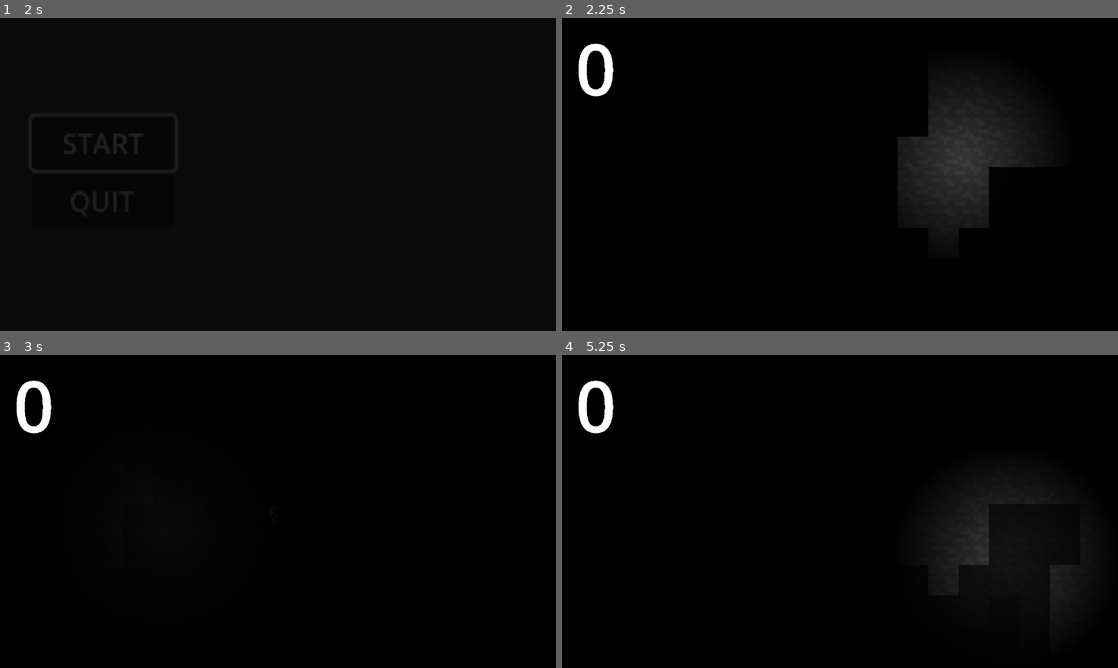
Above: before the commit, frames 1-4 (two rows, left to right).
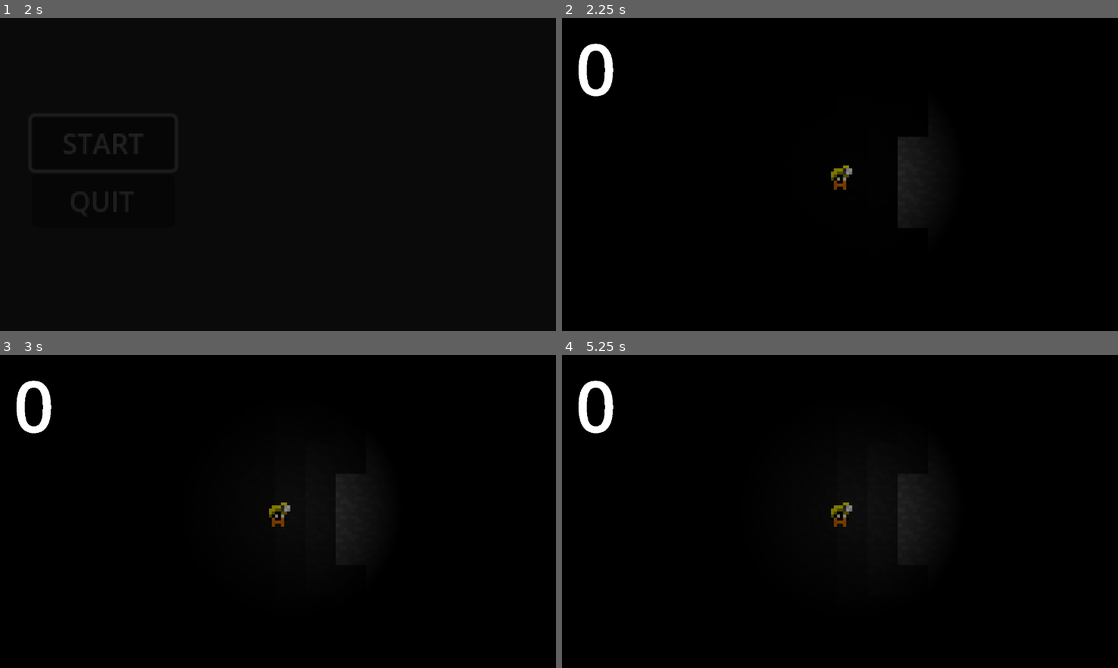
Above: after the commit, the same moments.

Repository: SheEldenOnMyRingUntilITarnished/GDD-223-Game-1-Week-Jam-
Game: Godot game, scene res://Scenes/main_menu.tscn
Two runs of this game, one before a commit and one after it. Both use one fixed random seed, a clock stepped at 60 frames per second and the inputs below.
Inputs (mouse positions are in pixels of both pictures, inside the frame that each line leads up to):
- Up to frame 1 (2 s): click "START" at 0.5 s; click "START" at 1.25 s
- Up to frame 2 (2.25 s): move the mouse to (962, 158) at 2.02 s; hold D (Player_Right) from 2.03 s (still down); tap E (Player_Interact) at 2.1 s
- Up to frame 3 (3 s): keep holding D (Player_Right); tap Space (Player_Jump) at 2.27 s; tap Enter at 2.75 s; move the mouse to (166, 527) at 2.77 s; tap Down (Player_Pickaxe_Down) at 2.85 s
- Up to frame 4 (5.25 s): tap Space (Player_Jump) at 3.02, 3.5, 4.52, 5 s; move the mouse to (895, 442) at 3.52 s; release D (Player_Right) at 3.53 s; hold A (Player_Left) 3.53-4.28 s; hold Left (Player_Pickaxe_Left) 3.53-4.28 s; tap Enter at 4.25 s; move the mouse to (812, 574) at 4.27 s; hold D (Player_Right) from 4.28 s (still down); tap Right (Player_Pickaxe_Right) at 4.35 s; move the mouse to (1006, 558) at 5.02 s; hold Up (Player_Pickaxe_Up) from 5.03 s (still down)

Frame 1 is identical in both runs. In frame 2, 5.3% of the frame differs, in the area x 48-85%, y 22-68%; in frame 3, 0.8%; in frame 4, 2.7%.

Commit message:
forgot to send in this fix
: )

Diff:
--- /dev/null
+++ b/Scenes/death_screen.tscn
@@ -0,0 +1,69 @@
+[gd_scene load_steps=6 format=3 uid="uid://b5cnlqqdbpw6k"]
+
+[ext_resource type="Script" uid="uid://mgpwa7lr83xw" path="res://Scripts/death_screen_system.gd" id="1_amiou"]
+[ext_resource type="Script" uid="uid://c21c0y6aq15l3" path="res://Scripts/camera_controller.gd" id="1_rwas2"]
+[ext_resource type="Texture2D" uid="uid://1s6o2j7m8tni" path="res://Sprites/a5bbfead133882d0a9f4c14a092c97be9cbbf5a3.png" id="3_tseak"]
+
+[sub_resource type="CanvasItemMaterial" id="CanvasItemMaterial_amiou"]
+
+[sub_resource type="LabelSettings" id="LabelSettings_vb6s7"]
+font_size = 23
+
+[node name="Death Screen" type="Node2D"]
+script = ExtResource("1_amiou")
+
+[node name="Camera2D" type="Camera2D" parent="."]
+position = Vector2(0, 3)
+zoom = Vector2(7, 7)
+script = ExtResource("1_rwas2")
+
+[node name="ColorRect" type="ColorRect" parent="Camera2D"]
+z_index = -1
+offset_left = -100.0
+offset_top = -80.0
+offset_right = 100.0
+offset_bottom = 120.0
+mouse_filter = 2
+color = Color(0, 0, 0, 1)
+
+[node name="Label" type="Label" parent="Camera2D"]
+z_index = 100
+material = SubResource("CanvasItemMaterial_amiou")
+offset_left = -97.0
+offset_top = -34.0
+offset_right = 106.0
+offset_bottom = 33.0
+theme_override_colors/font_color = Color(1, 1, 1, 1)
+text = "You have Died"
+label_settings = SubResource("LabelSettings_vb6s7")
+horizontal_alignment = 1
+
+[node name="Restart_Button" type="Button" parent="Camera2D"]
+z_index = 100
+material = SubResource("CanvasItemMaterial_amiou")
+offset_left = -22.0
+offset_top = 5.0
+offset_right = 62.0
+offset_bottom = 36.0
+scale = Vector2(0.56000125, 0.56000125)
+mouse_force_pass_scroll_events = false
+text = "RETRY"
+
+[node name="Menu_Button" type="Button" parent="Camera2D"]
+z_index = 100
+material = SubResource("CanvasItemMaterial_amiou")
+offset_left = -22.0
+offset_top = 22.0
+offset_right = 62.0
+offset_bottom = 53.0
+scale = Vector2(0.56000125, 0.56000125)
+mouse_force_pass_scroll_events = false
+text = "MENU"
+
+[node name="PointLight2D" type="PointLight2D" parent="Camera2D"]
+scale = Vector2(0.15, 0.15)
+energy = 0.56
+texture = ExtResource("3_tseak")
+
+[connection signal="pressed" from="Camera2D/Restart_Button" to="Camera2D" method="_on_restart_button_pressed"]
+[connection signal="pressed" from="Camera2D/Menu_Button" to="Camera2D" method="_on_menu_button_pressed"]
--- a/Scenes/main_game.tscn
+++ b/Scenes/main_game.tscn
@@ -6,11 +6,6 @@
 [ext_resource type="Script" uid="uid://xqb3l377u5ld" path="res://Scripts/ValueHolder.gd" id="3_0e3vx"]
 [ext_resource type="Script" uid="uid://c21c0y6aq15l3" path="res://Scripts/camera_controller.gd" id="4_mgc0q"]
 [ext_resource type="PackedScene" uid="uid://nxbppas5ve38" path="res://Prefabs/shop_prefab.tscn" id="6_bb2iq"]
-
-[sub_resource type="CanvasItemMaterial" id="CanvasItemMaterial_bb2iq"]
-
-[sub_resource type="LabelSettings" id="LabelSettings_bb2iq"]
-font_size = 23
 
 [sub_resource type="CanvasItemMaterial" id="CanvasItemMaterial_0e3vx"]
 light_mode = 1
@@ -53,42 +48,6 @@
 "update": 1,
 "values": [true, true]
 }
-tracks/2/type = "value"
-tracks/2/imported = false
-tracks/2/enabled = false
-tracks/2/path = NodePath("Player/Camera2D/Label:visible")
-tracks/2/interp = 1
-tracks/2/loop_wrap = true
-tracks/2/keys = {
-"times": PackedFloat32Array(),
-"transitions": PackedFloat32Array(),
-"update": 1,
-"values": []
-}
-tracks/3/type = "value"
-tracks/3/imported = false
-tracks/3/enabled = false
-tracks/3/path = NodePath("Player/Camera2D/Restart_Button:visible")
-tracks/3/interp = 1
-tracks/3/loop_wrap = true
-tracks/3/keys = {
-"times": PackedFloat32Array(),
-"transitions": PackedFloat32Array(),
-"update": 1,
-"values": []
-}
-tracks/4/type = "value"
-tracks/4/imported = false
-tracks/4/enabled = false
-tracks/4/path = NodePath("Player/Camera2D/Menu_Button:visible")
-tracks/4/interp = 1
-tracks/4/loop_wrap = true
-tracks/4/keys = {
-"times": PackedFloat32Array(),
-"transitions": PackedFloat32Array(),
-"update": 1,
-"values": []
-}
 
 [sub_resource type="Animation" id="Animation_bb2iq"]
 resource_name = "Fade_To_Black"
@@ -116,42 +75,6 @@
 "update": 1,
 "values": [true]
 }
-tracks/2/type = "value"
-tracks/2/imported = false
-tracks/2/enabled = true
-tracks/2/path = NodePath("Player/Camera2D/Label:visible")
-tracks/2/interp = 1
-tracks/2/loop_wrap = true
-tracks/2/keys = {
-"times": PackedFloat32Array(0, 0.6),
-"transitions": PackedFloat32Array(1, 1),
-"update": 1,
-"values": [false, true]
-}
-tracks/3/type = "value"
-tracks/3/imported = false
-tracks/3/enabled = true
-tracks/3/path = NodePath("Player/Camera2D/Restart_Button:visible")
-tracks/3/interp = 1
-tracks/3/loop_wrap = true
-tracks/3/keys = {
-"times": PackedFloat32Array(0, 0.6),
-"transitions": PackedFloat32Array(1, 1),
-"update": 1,
-"values": [false, true]
-}
-tracks/4/type = "value"
-tracks/4/imported = false
-tracks/4/enabled = true
-tracks/4/path = NodePath("Player/Camera2D/Menu_Button:visible")
-tracks/4/interp = 1
-tracks/4/loop_wrap = true
-tracks/4/keys = {
-"times": PackedFloat32Array(0, 0.6),
-"transitions": PackedFloat32Array(1, 1),
-"update": 1,
-"values": [false, true]
-}
 
 [sub_resource type="Animation" id="Animation_6j5ir"]
 length = 0.001
@@ -174,42 +97,6 @@
 tracks/1/interp = 1
 tracks/1/loop_wrap = true
 tracks/1/keys = {
-"times": PackedFloat32Array(0),
-"transitions": PackedFloat32Array(1),
-"update": 1,
-"values": [false]
-}
-tracks/2/type = "value"
-tracks/2/imported = false
-tracks/2/enabled = true
-tracks/2/path = NodePath("Player/Camera2D/Label:visible")
-tracks/2/interp = 1
-tracks/2/loop_wrap = true
-tracks/2/keys = {
-"times": PackedFloat32Array(0),
-"transitions": PackedFloat32Array(1),
-"update": 1,
-"values": [false]
-}
-tracks/3/type = "value"
-tracks/3/imported = false
-tracks/3/enabled = true
-tracks/3/path = NodePath("Player/Camera2D/Restart_Button:visible")
-tracks/3/interp = 1
-tracks/3/loop_wrap = true
-tracks/3/keys = {
-"times": PackedFloat32Array(0),
-"transitions": PackedFloat32Array(1),
-"update": 1,
-"values": [false]
-}
-tracks/4/type = "value"
-tracks/4/imported = false
-tracks/4/enabled = true
-tracks/4/path = NodePath("Player/Camera2D/Menu_Button:visible")
-tracks/4/interp = 1
-tracks/4/loop_wrap = true
-tracks/4/keys = {
 "times": PackedFloat32Array(0),
 "transitions": PackedFloat32Array(1),
 "update": 1,
@@ -239,47 +126,13 @@
 
 [node name="ColorRect" type="ColorRect" parent="Player/Camera2D"]
 visible = false
+z_index = -1
 offset_left = -100.0
 offset_top = -80.0
 offset_right = 100.0
 offset_bottom = 120.0
-mouse_filter = 1
+mouse_filter = 2
 color = Color(0, 0, 0, 1)
-
-[node name="Label" type="Label" parent="Player/Camera2D"]
-visible = false
-z_index = 100
-material = SubResource("CanvasItemMaterial_bb2iq")
-offset_left = -97.0
-offset_top = -34.0
-offset_right = 106.0
-offset_bottom = 33.0
-theme_override_colors/font_color = Color(1, 1, 1, 1)
-text = "You have Died"
-label_settings = SubResource("LabelSettings_bb2iq")
-horizontal_alignment = 1
-
-[node name="Restart_Button" type="Button" parent="Player/Camera2D"]
-visible = false
-z_index = 100
-material = SubResource("CanvasItemMaterial_bb2iq")
-offset_left = -22.0
-offset_top = 5.0
-offset_right = 62.0
-offset_bottom = 36.0
-scale = Vector2(0.56000125, 0.56000125)
-text = "RETRY"
-
-[node name="Menu_Button" type="Button" parent="Player/Camera2D"]
-visible = false
-z_index = 100
-material = SubResource("CanvasItemMaterial_bb2iq")
-offset_left = -22.0
-offset_top = 22.0
-offset_right = 62.0
-offset_bottom = 53.0
-scale = Vector2(0.56000125, 0.56000125)
-text = "MENU"
 
 [node name="Shop" parent="Player/Camera2D" instance=ExtResource("6_bb2iq")]
 visible = false
@@ -329,6 +182,3 @@
 
 [connection signal="update_camera" from="Player" to="Player/Camera2D" method="_on_player_update_camera"]
 [connection signal="update_money" from="Player" to="Player/Control/VSplitContainer/Label" method="_on_player_update_money"]
-[connection signal="pressed" from="Player/Camera2D/Restart_Button" to="Player/Camera2D" method="_on_restart_button_pressed"]
-[connection signal="pressed" from="Player/Camera2D/Menu_Button" to="Player/Camera2D" method="_on_menu_button_pressed"]
-[connection signal="pressed" from="Player/Camera2D/Menu_Button" to="Player/Camera2D" method="_on_menu_button_2_pressed"]
--- a/Scripts/camera_controller.gd
+++ b/Scripts/camera_controller.gd
@@ -4,10 +4,11 @@
 func _on_player_update_camera(size: int) -> void:
 	zoom = Vector2(size,size)
 
-
 func _on_restart_button_pressed() -> void:
 	get_tree().change_scene_to_file("res://Scenes/main_game.tscn")
+	print("Retry")
 
 
 func _on_menu_button_pressed() -> void:
 	get_tree().change_scene_to_file("res://Scenes/main_menu.tscn")
+	print("Menu")
--- /dev/null
+++ b/Scripts/death_screen_system.gd
@@ -0,0 +1,7 @@
+extends Node2D
+
+func _ready() -> void:
+	Input.set_mouse_mode(Input.MOUSE_MODE_VISIBLE)
+
+func _process(delta: float) -> void:
+	$Camera2D/PointLight2D.global_position = get_global_mouse_position()
--- a/Scripts/player_movement.gd
+++ b/Scripts/player_movement.gd
@@ -37,7 +37,7 @@
 
 #Light Stats
 var max_lamp_size: float = 0.15
-var lamp_decrease_speed: float = 1#0.0005
+var lamp_decrease_speed: float = 0.0005
 
 #Camera Stats
 var max_camera_size: float = 7
@@ -65,11 +65,12 @@
 		LightSource.scale.x -= lamp_decrease_speed * delta
 		LightSource.scale.y -= lamp_decrease_speed * delta
 	else:
+		if dead:
+			get_tree().change_scene_to_file("res://Scenes/death_screen.tscn")
 		if !dead && !in_shop:
 			$"../AnimationPlayer".play("Fade_To_Black")
 			dead = true
 		Input.set_mouse_mode(Input.MOUSE_MODE_VISIBLE)
-		$AnimatedSprite2D/PointLight2D.global_position = get_global_mouse_position()
 		LightSource.scale.x = max_lamp_size
 		LightSource.scale.y = max_lamp_size
 
Not shown: 1 places in Scenes/main_game.tscn that only renumber resources
Not shown, added: Scripts/death_screen_system.gd.uid
Not shown, changed: export_presets.cfg
